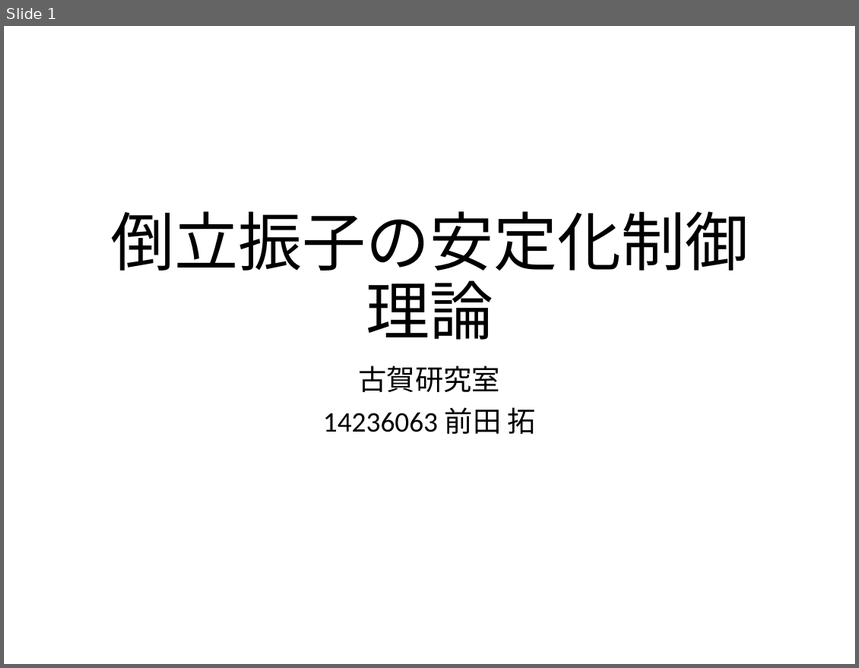
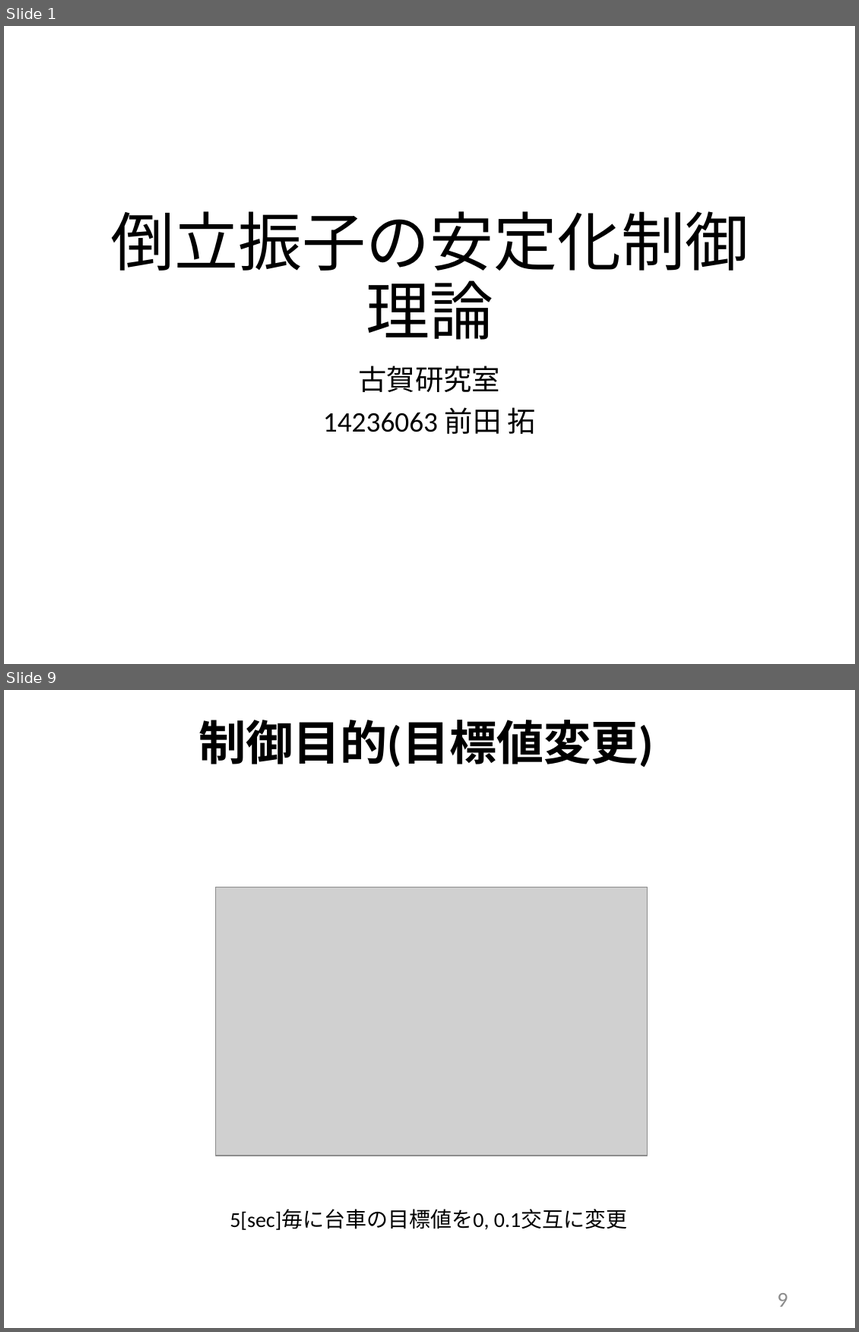
Before and after one commit to arabian9ts/Pendulum, a slide deck: presenntation/pendulum_theory.pptx. Shown one above the other, each under a label of ours: slide 1 before the commit, slides 1 and 9 after it; the slides between them are not shown. The pictures are 859x668 and 859x1332 pixels, drawn with LibreOffice and Linux fonts; fonts in the diff are those of the drawing; grey boxes stand for pictures. Boxes give left, top, right and bottom in pixels: in the first picture for what was removed or moved away, otherwise in the second. Text is boxed around its words. In the diff, an @@ line names an element or a change of style, - is before the commit and + after.

```diff
--- a/presenntation/pendulum_theory.pptx
+++ b/presenntation/pendulum_theory.pptx
@@ slide 9 added at (4,690,855,1328), background #FFFFFF @@
@@ title added at (199,720,653,768), 40 pt, text #000000, bold @@
+制御目的(目標値変更)
@@ picture added at (216,888,648,1157) @@
@@ text added at (230,1209,628,1230), 18 pt, text #000000 @@
+5[sec]毎に台車の目標値を0, 0.1交互に変更
@@ page number added at (778,1293,788,1307), 18 pt, text #8C8C8C @@
+9
```
Also in this commit, not shown: 1 slide changed, 17 other slides added, 1 slide removed.
